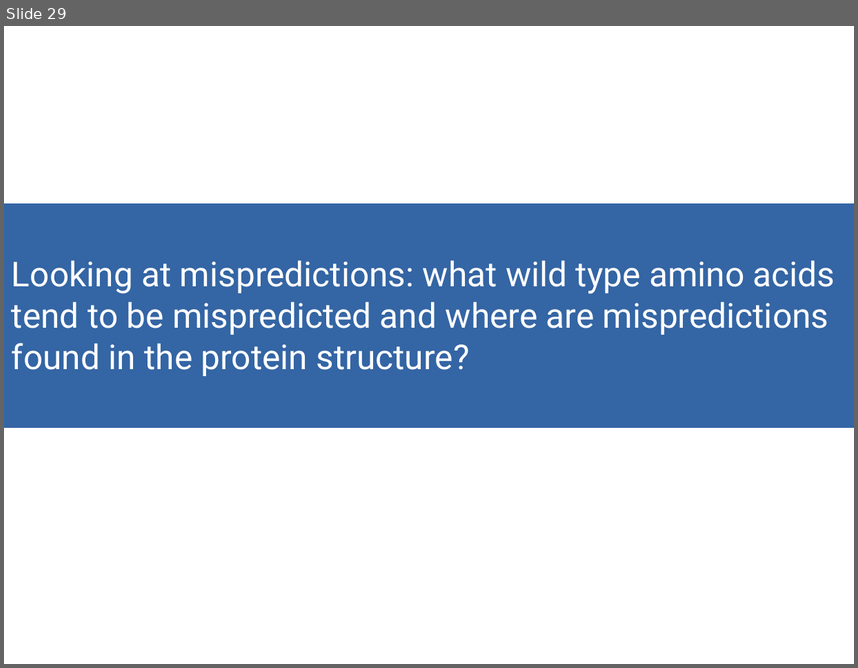
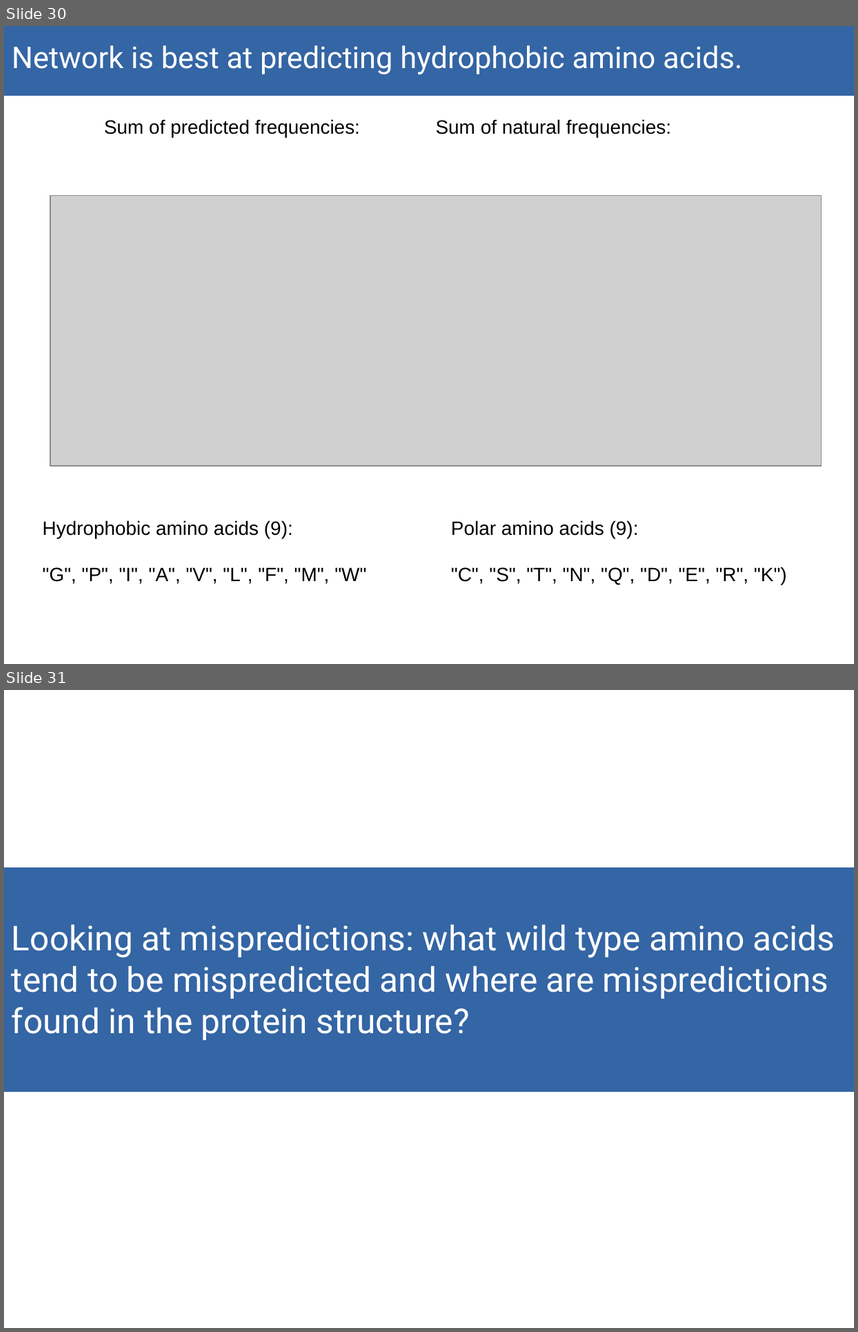
Before and after one commit to akulikova64/CNN_protein_landscape, a slide deck: present_7_2_21.odp. Shown one above the other, each under a label of ours: slide 29 before the commit, slides 30 and 31 after it. The pictures are 858x668 and 858x1332 pixels, drawn with LibreOffice and Linux fonts; fonts in the diff are those of the drawing; grey boxes stand for pictures. Boxes give left, top, right and bottom in pixels: in the first picture for what was removed or moved away, otherwise in the second. Text is boxed around its words. In the diff, an @@ line names an element or a change of style, - is before the commit and + after.

```diff
--- a/present_7_2_21.odp
+++ b/present_7_2_21.odp
@@ slide 30 added at bbox=[4, 26, 854, 664], background #FFFFFF @@
@@ rectangle added at bbox=[4, 26, 854, 96], fill #3465A4, outline #3465A4 0 pt @@
@@ text added at bbox=[12, 45, 742, 75], 28 pt, text #FFFFFF @@
+Network is best at predicting hydrophobic amino acids.
@@ text added at bbox=[104, 119, 360, 137], 18 pt, text #000000 @@
+Sum of predicted frequencies:
@@ text added at bbox=[436, 119, 671, 137], 18 pt, text #000000 @@
+Sum of natural frequencies:
@@ picture added at bbox=[50, 196, 822, 466] @@
@@ text added at bbox=[43, 520, 366, 584], 18 pt, text #000000 @@
+Hydrophobic amino acids (9):
+"G", "P", "I", "A", "V", "L", "F", "M", "W"
@@ text added at bbox=[451, 520, 787, 584], 18 pt, text #000000 @@
+Polar amino acids (9):
+"C", "S", "T", "N", "Q", "D", "E", "R", "K")
@@ what was slide 29 is now slide 31 @@
```
Also in this commit, not shown: 6 slides changed, 2 other slides added, 12 other files.
